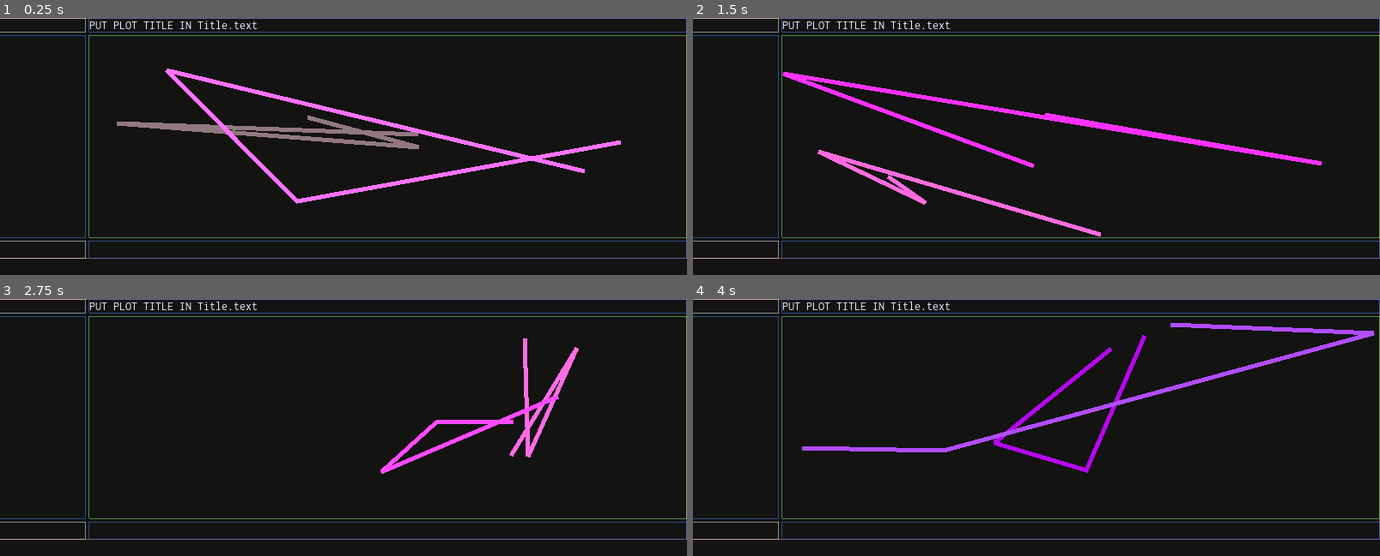
Above: before the commit, frames 1-4 (two rows, left to right).
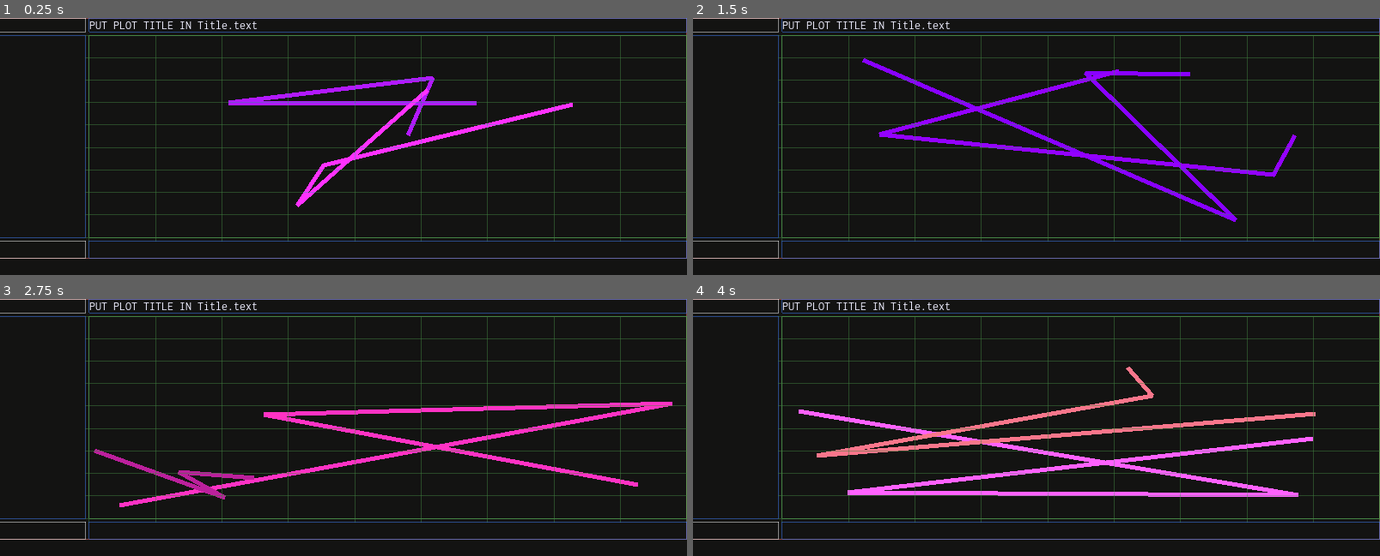
Above: after the commit, the same moments.

Repository: sustainablelab/draw-line
Game: Godot game, scene res://src/Main.tscn
The game is run twice, just before and just after one commit, with the same random seed, the same clock (stepped at 60 frames per second) and the same inputs.
Inputs (mouse positions are in pixels of both pictures, inside the frame that each line leads up to):
- Up to frame 1 (0.25 s): no input
- Up to frame 2 (1.5 s): tap Enter at 0.5 s; move the mouse to (1187, 133) at 0.52 s; move the mouse to (899, 159) at 1.27 s
- Up to frame 3 (2.75 s): move the mouse to (412, 370) at 2.02 s
- Up to frame 4 (4 s): move the mouse to (1002, 478) at 2.77 s; move the mouse to (1242, 466) at 3.52 s

The runs differ from the first frame. In frame 1, 8.7% of the frame differs, in the area x 12-100%, y 6-87%; in frame 2, 9.2%; in frame 3, 8.1%; in frame 4, 10%.

Commit message:
Draw grid lines to divide X and Y axes

Diff:
--- a/src/Main.gd
+++ b/src/Main.gd
@@ -25,10 +25,11 @@
 ## **Free** and **remake** plot artwork on every iteration of
 ## `_process()`.
 ##
-## Add lines (Line2D nodes) as children of Node `global_lines` to
-## simplify memory management. Free `global_lines` to free all
-## plot lines.
-onready var global_lines := Node2D.new() # Parent node to hold all lines
+## Add lines (Line2D nodes) as children of `_art` Nodes to
+## simplify memory management. Free `_art` to free all Line2D
+## artwork.
+onready var global_data_art := Node2D.new() # Parent node to hold all data Line2D nodes
+onready var global_grid_art := Node2D.new() # Parent node to hold all grid Line2D nodes
 
 # ---< Scene Tree >---
 onready var App:          VBoxContainer   = get_node("App")
@@ -210,30 +211,21 @@
 	## Draw lines.
 
 	# Free all lines
-	global_lines.free()
+	global_data_art.free()
+	global_grid_art.free()
 
 	# Create base memory for lines
-	global_lines = Node2D.new()
-	Data_area.add_child(global_lines)
-
-	# Make the lines
-	var lines : Array = []
-	for i in range(2):
-		## Make a new line.
-		lines.append(new_line())
-		global_lines.add_child(lines[i])
-		## Randomize its color.
-		lines[i].default_color = Color8(
-			randi()%0xFF+0x80, # red
-			randi()%0x80, # green
-			randi()%0xFF+0x80  # blue
-			)
-		## Randomize the points in the line.
-		for _point in range(4):
-			lines[i].add_point( Vector2(
-				randi()%int(Data_area.rect_size.x),
-				randi()%int(Data_area.rect_size.y)
-				))
+	global_data_art = Node2D.new()
+	global_grid_art = Node2D.new()
+	Data_area.add_child(global_data_art)
+	Data_area.add_child(global_grid_art)
+
+	## Make the grid line artwork.
+	make_grid_lines()
+
+	## Make the data and the data line artwork.
+	make_data_lines()
+
 
 
 ##
@@ -242,6 +234,23 @@
 func new_line() -> Line2D:
 	var line = Line2D.new()
 	line.width = 5
+	return line
+
+
+##
+## \brief Create a grid line
+##
+func new_grid_line() -> Line2D:
+	var line = Line2D.new()
+	## Make grid lines skinny.
+	line.width = 1
+	## Make grid lines dark green and transparent.
+	line.default_color = Color8(
+		0x40, # red
+		0x80, # green
+		0x40, # blue
+		0x80  # alpha
+		)
 	return line
 
 
@@ -302,6 +311,77 @@
 # ------------------
 # | Draw functions |
 # ------------------
+
+##
+## \brief Make the grid line artwork
+##
+func make_grid_lines() -> void:
+	var x_divisions : Array = []
+	var y_divisions : Array = []
+	var n_xticks := 10 # TEMP
+	var n_yticks := 10 # TEMP
+	# Name top-left corner of data area (xO,yO)
+	var xO : float = 0 # Data_area.rect_position.x
+	var yO : float = 0 # Data_area.rect_position.y
+	var axis_size := Vector2( # TEMP
+		Data_area.rect_size.x,
+		Data_area.rect_size.y
+		)
+	# tick pitch (screen space between ticks)
+	var xtick_pitch : float = axis_size.x/(n_xticks-1)
+	var ytick_pitch : float = axis_size.y/(n_yticks-1)
+	# X divisions start 5 pixels below `XAxis` and go to top of `Data_area`
+	var ystart : float = -5
+	var ystop : float = axis_size.y
+	# Y divisions start 5 pixels left of `YAxis` and go to right end of `Data_area`
+	var xstart : float = -5
+	var xstop : float = axis_size.x
+	# Make X divisions
+	for i in range(n_xticks):
+		## Make a new line.
+		x_divisions.append(new_grid_line())
+		global_grid_art.add_child(x_divisions[i])
+		## Draw a line for each tick on the XAxis.
+		# Describe x-location of grid line in Grid coordinates
+		var xG : float = i*xtick_pitch
+		# Draw points in Data_area (pixel) coordinates
+		x_divisions[i].add_point(Vector2(xO + xG, (yO - ystart) + axis_size.y))
+		x_divisions[i].add_point(Vector2(xO + xG, (yO - ystop)  + axis_size.y))
+	# Make Y divisions
+	for i in range(n_yticks):
+		## Make a new line.
+		y_divisions.append(new_grid_line())
+		global_grid_art.add_child(y_divisions[i])
+		## Draw a line for each tick on the XAxis.
+		# Describe y-location of grid line in Grid coordinates
+		var yG : float = i*ytick_pitch
+		# Draw points in Data_area (pixel) coordinates
+		y_divisions[i].add_point(Vector2(xO + xstart, yO + yG))
+		y_divisions[i].add_point(Vector2(xO + xstop, yO + yG))
+
+
+##
+## \brief Make the data and the data line artwork
+##
+func make_data_lines() -> void:
+	var lines : Array = []
+	for i in range(2):
+		## Make a new line.
+		lines.append(new_line())
+		global_data_art.add_child(lines[i])
+		## Randomize its color.
+		lines[i].default_color = Color8(
+			randi()%0xFF+0x80, # red
+			randi()%0x80, # green
+			randi()%0xFF+0x80  # blue
+			)
+		## Randomize the points in the line.
+		for _point in range(4):
+			lines[i].add_point( Vector2(
+				randi()%int(Data_area.rect_size.x),
+				randi()%int(Data_area.rect_size.y)
+				))
+
 
 ##
 ## \brief Display mouse coordinates in HudRight
Not shown, changed: src/dev-view-src/Main.md
